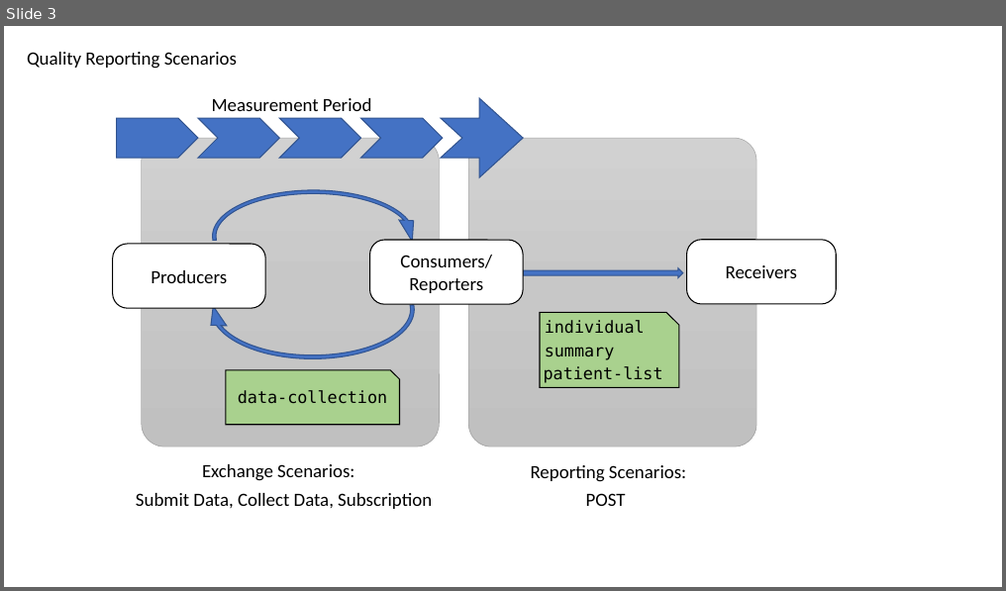
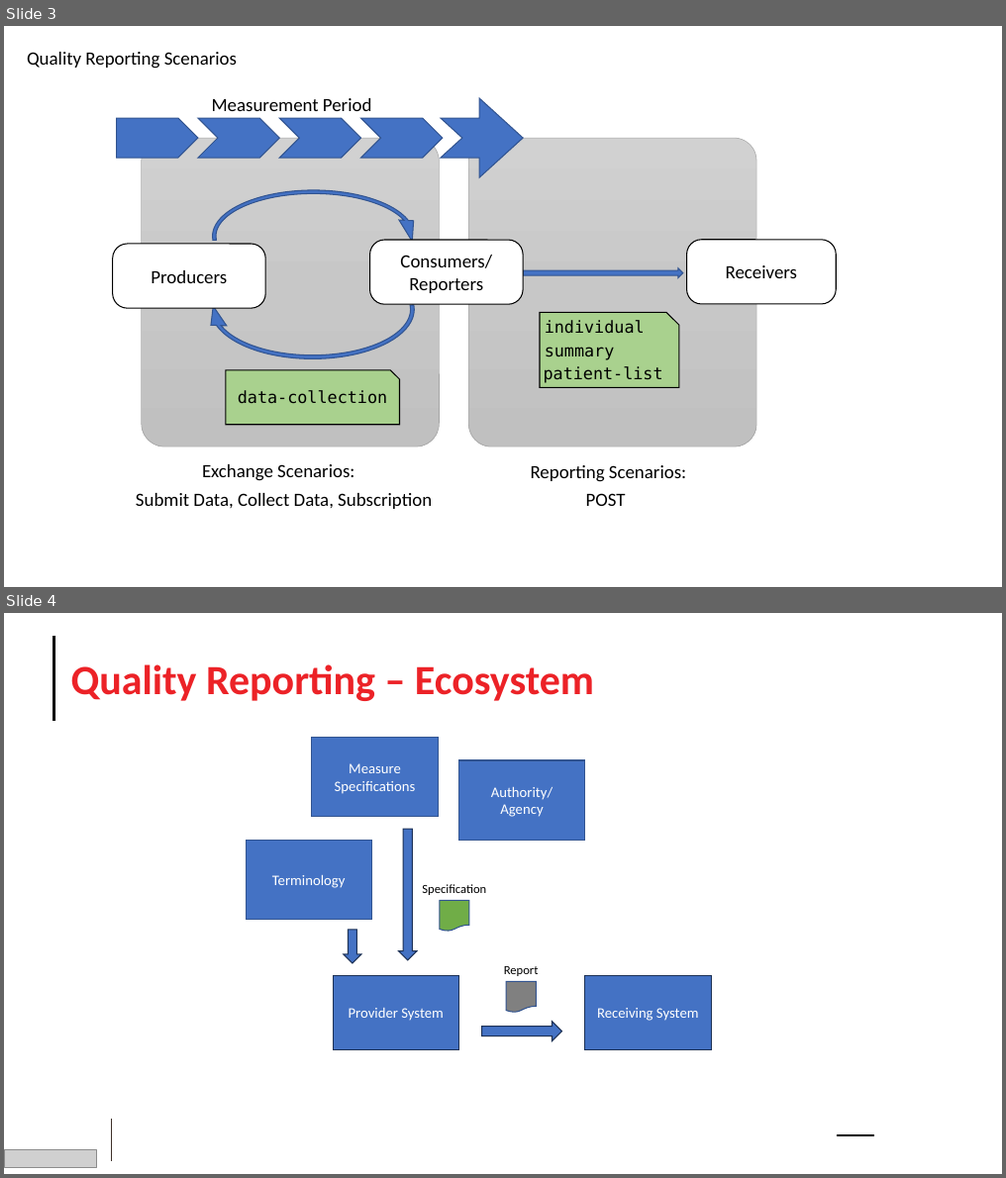
Before and after one commit to HL7/davinci-deqm, a slide deck: input/images/source/DEQM IG Diagram.pptx. Shown one above the other, each under a label of ours: slide 3 before the commit, slides 3 and 4 after it. The pictures are 1006x591 and 1006x1178 pixels, drawn with LibreOffice and Linux fonts; fonts in the diff are those of the drawing; grey boxes stand for pictures; background and template pictures are left out. Boxes give left, top, right and bottom in pixels: in the first picture for what was removed or moved away, otherwise in the second. Text is boxed around its words. In the diff, an @@ line names an element or a change of style, - is before the commit and + after.

Commit message:
[FHIR-49635](https://jira.hl7.org/browse/FHIR-49635): Moved Background and Glossary to separate pages and expanded on reporting scenarios

```diff
--- a/input/images/source/DEQM IG Diagram.pptx
+++ b/input/images/source/DEQM IG Diagram.pptx
@@ slide 4 added at (x1=4, y1=613, x2=1002, y2=1174), background #FFFFFF @@
@@ line added from (54, 636) to (54, 721), #000000 3.25 pt @@
@@ title added at (x1=71, y1=664, x2=594, y2=701), 40 pt, text #EC2227, bold @@
+Quality Reporting – Ecosystem
@@ rectangle added at (x1=312, y1=738, x2=438, y2=817), fill #4472C4, outline #325491 1 pt, 14 pt, text #FFFFFF @@
+Measure Specifications
@@ rectangle added at (x1=459, y1=761, x2=585, y2=840), fill #4472C4, outline #325491 1 pt, 14 pt, text #FFFFFF @@
+Authority/
+Agency
@@ rectangle added at (x1=246, y1=840, x2=371, y2=919), fill #4472C4, outline #325491 1 pt, 14 pt, text #FFFFFF @@
+Terminology
@@ down arrow added at (x1=399, y1=830, x2=417, y2=960), fill #4472C4, outline #1E3256 1 pt @@
@@ text added at (x1=422, y1=884, x2=486, y2=895), 12 pt, text #000000 @@
+Specification
@@ flow chart document added at (x1=440, y1=900, x2=469, y2=931), fill #70AD47, outline #325491 1 pt @@
@@ down arrow added at (x1=344, y1=930, x2=361, y2=963), fill #4472C4, outline #1E3256 1 pt @@
@@ text added at (x1=504, y1=966, x2=539, y2=976), 12 pt, text #000000 @@
+Report
@@ rectangle added at (x1=333, y1=976, x2=458, y2=1051), fill #4472C4, outline #1E3256 1 pt, 14 pt, text #FFFFFF @@
+Provider System
@@ flow chart document added at (x1=506, y1=982, x2=537, y2=1013), fill #808080, outline #325491 1 pt @@
@@ rectangle added at (x1=585, y1=976, x2=711, y2=1051), fill #4472C4, outline #1E3256 1 pt, 14 pt, text #FFFFFF @@
+Receiving System
@@ right arrow added at (x1=481, y1=1022, x2=561, y2=1042), fill #4472C4, outline #1E3256 1 pt @@
@@ line added from (111, 1119) to (111, 1161), #3D3029 0.75 pt @@
@@ line added from (838, 1137) to (874, 1137), #000000 2 pt @@
@@ picture added at (x1=4, y1=1151, x2=96, y2=1167) @@
```
Also in this commit, not shown: 3 other slides added, 15 other files.
